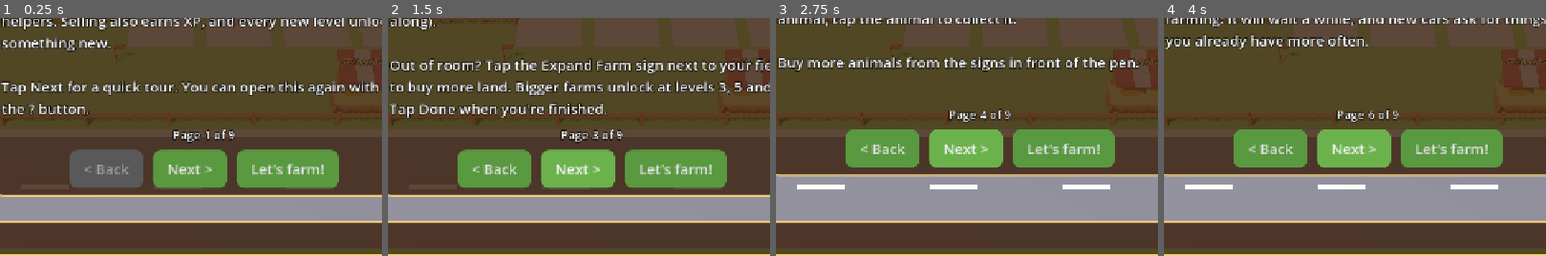
Above: before the commit, frames 1-4 (left to right).
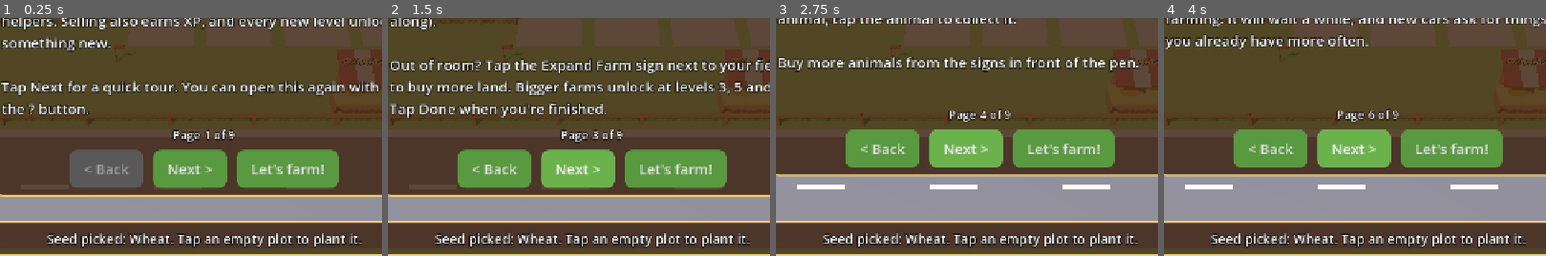
Above: after the commit, the same moments.

Repository: SubToFeralsloth11/barrys-barn
Game: Godot game, scene res://main.tscn
Same seed, same stepped clock (60 frames per second), same inputs: the game is played once before the commit and once after it.
Inputs:
- Up to frame 1 (0.25 s): no input
- Up to frame 2 (1.5 s): click "Next >" at 0.5 s; click "Next >" at 1.25 s
- Up to frame 3 (2.75 s): click "Next >" at 2 s
- Up to frame 4 (4 s): click "Next >" at 2.75 s; click "Next >" at 3.5 s
The pictures show only the part of the screen within x 23-73%, y 48-98%; the shares and areas given below are measured in that part.

The runs differ from the first frame. In frame 1, 2.4% of the frame differs, in the area x 12-95%, y 90-97%; in frame 2, 2.4%; in frame 3, 2.4%; in frame 4, 2.4%.

Commit message:
Show the hint bar right away

Diff:
--- a/main.gd
+++ b/main.gd
@@ -2381,6 +2381,8 @@
 			if k < order_btns.size() and is_instance_valid(order_btns[k]):
 				(order_btns[k] as Button).disabled = not ok
 		orders_btn.text = "Orders!" if ready else "Orders"
+	if ui_hint:
+		ui_hint.text = hint_text()
 
 
 func toast(msg: String, dur := 2.0) -> void:
